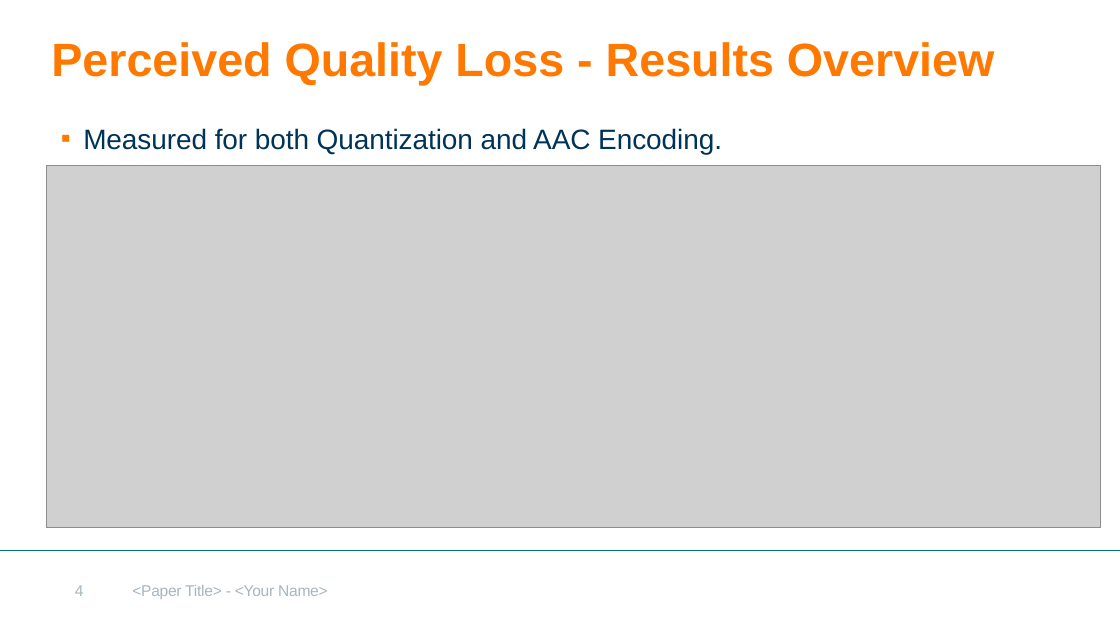
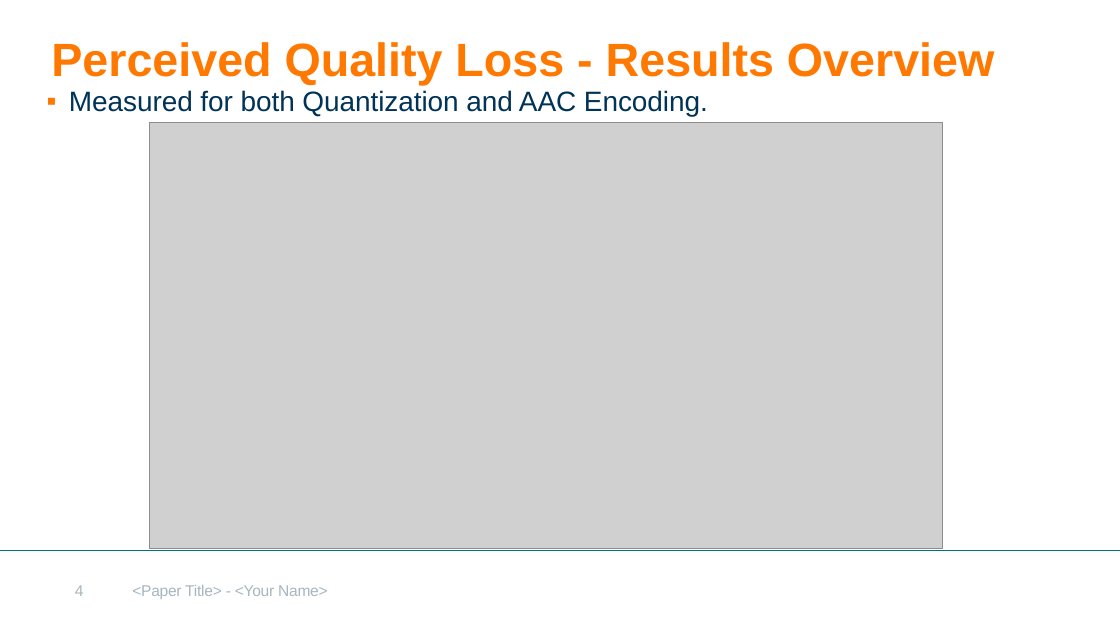
Before and after one commit to javvadasghar/MRSP_Seminar_Project_Group8, a slide deck: slide 4 of Project Presentation.pptx. Drawn at 1120x631 pixels with LibreOffice and Linux fonts; fonts in the diff are those of the drawing; grey boxes stand for pictures; background and template pictures are left out. Boxes give left, top, right and bottom in pixels: in the first picture for what was removed or moved away, otherwise in the second. Text is boxed around its words. In the diff, an @@ line names an element or a change of style, - is before the commit and + after.

```diff
--- a/Project Presentation.pptx
+++ b/Project Presentation.pptx
@@ text "Measured for both Quantization and ...": place and size @@
-text "Measured for both Quantization and ..." at box(83, 128, 722, 154)
+text "Measured for both Quantization and ..." at box(69, 90, 708, 117)
@@ picture: place and size @@
-picture at box(47, 166, 1101, 528)
+picture at box(149, 122, 942, 549)
```
Also in this commit, not shown: 4 slides added, 4 slides removed, 1 other file.
